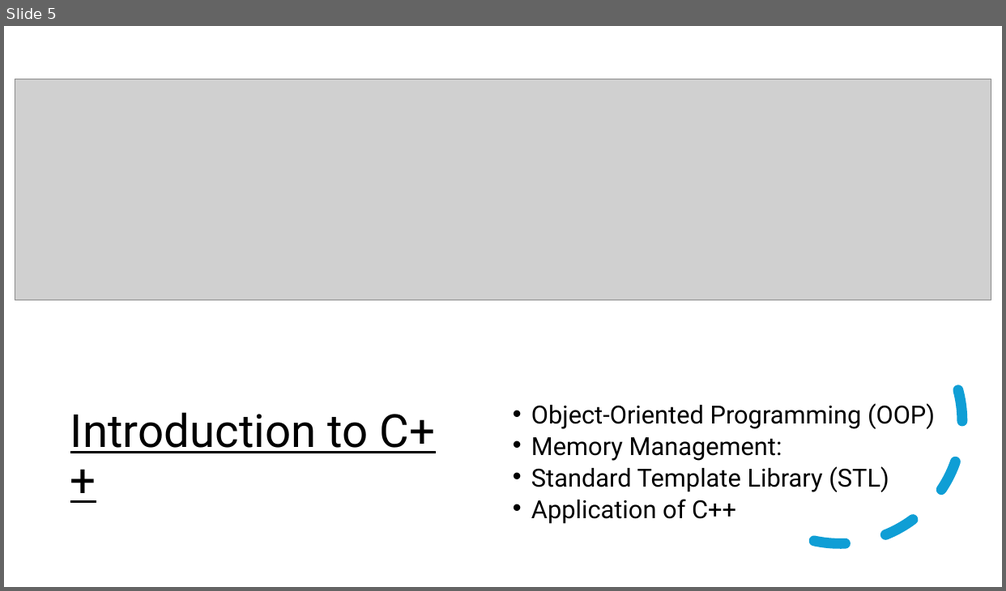
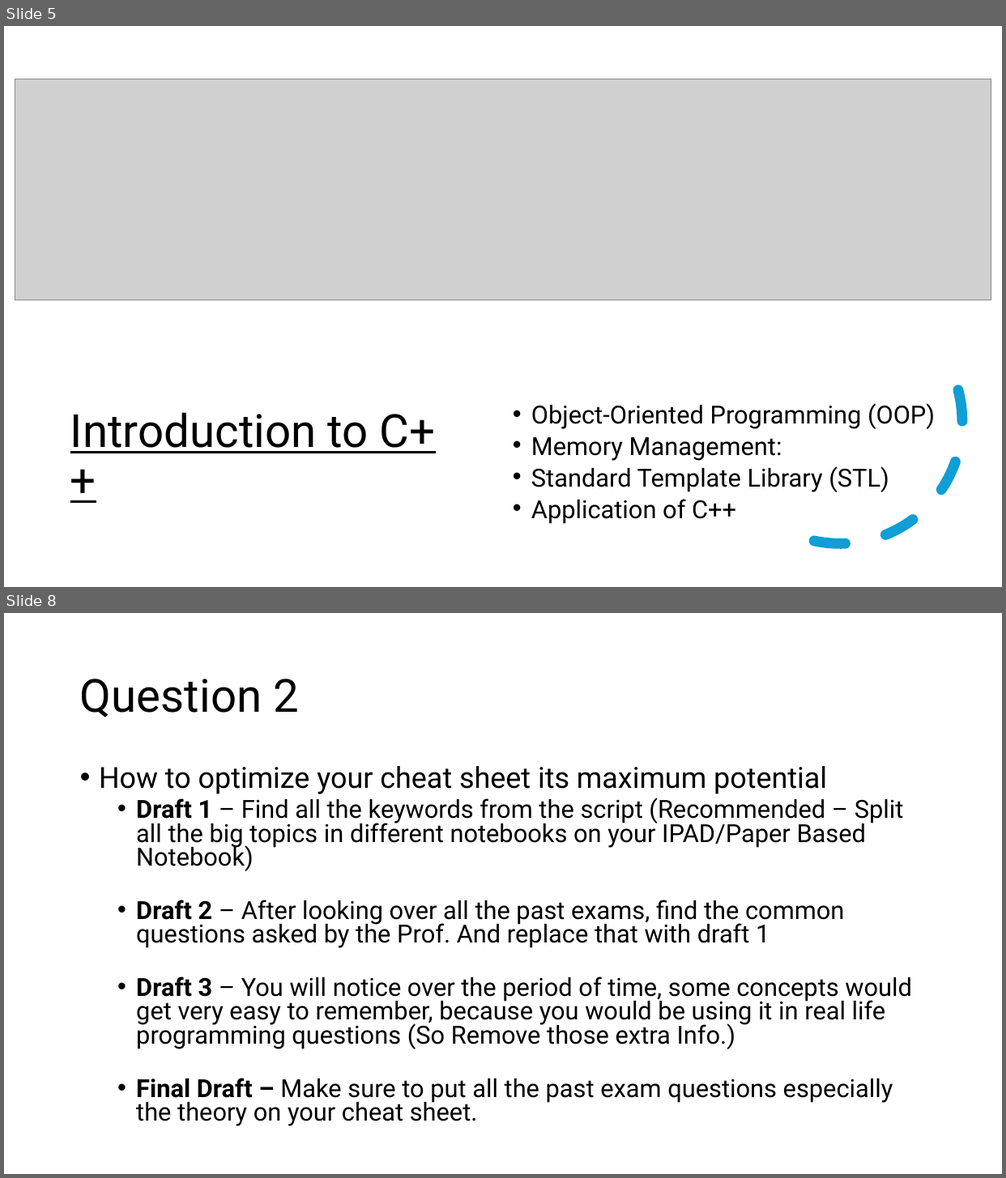
Before and after one commit to muazzamaqeel/Unversity-ComputerScience, a slide deck: C++/Tutoring/Lectures/WS-24/Introduction.pptx. Shown one above the other, each under a label of ours: slide 5 before the commit, slides 5 and 8 after it; the slides between them are not shown. The pictures are 1006x591 and 1006x1178 pixels, drawn with LibreOffice and Linux fonts; fonts in the diff are those of the drawing; grey boxes stand for pictures. Boxes give left, top, right and bottom in pixels: in the first picture for what was removed or moved away, otherwise in the second. Text is boxed around its words. In the diff, an @@ line names an element or a change of style, - is before the commit and + after.

```diff
--- a/C++/Tutoring/Lectures/WS-24/Introduction.pptx
+++ b/C++/Tutoring/Lectures/WS-24/Introduction.pptx
@@ slide 8 added at (4,613,1002,1174), background #FFFFFF @@
@@ title added at (80,679,299,717), 44 pt, text #000000 @@
+Question 2
@@ text added at (99,766,911,1127), 24 pt, text #000000 @@
+• How to optimize your cheat sheet its maximum potential
+  • Draft 1 – Find all the keywords from the script (Recommended – Split all the big topics in different notebooks on your IPAD/Paper Based Notebook)
+  • Draft 2 – After looking over all the past exams, find the common questions asked by the Prof. And replace that with draft 1
+  • Draft 3 – You will notice over the period of time, some concepts would get very easy to remember, because you would be using it in real life programming questions (So Remove those extra Info.)
+  • Final Draft – Make sure to put all the past exam questions especially the theory on your cheat sheet.
```
Also in this commit, not shown: 4 other slides added, 1 slide removed, 16 other files.
